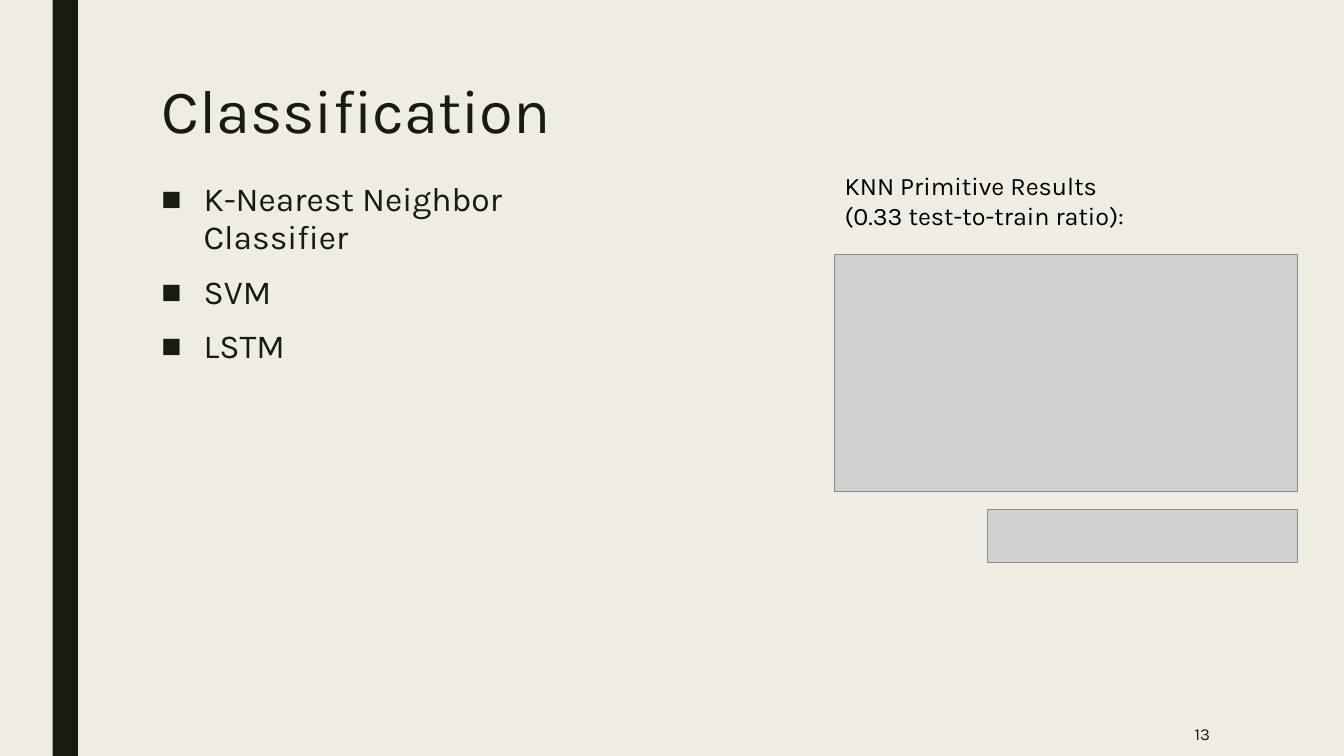
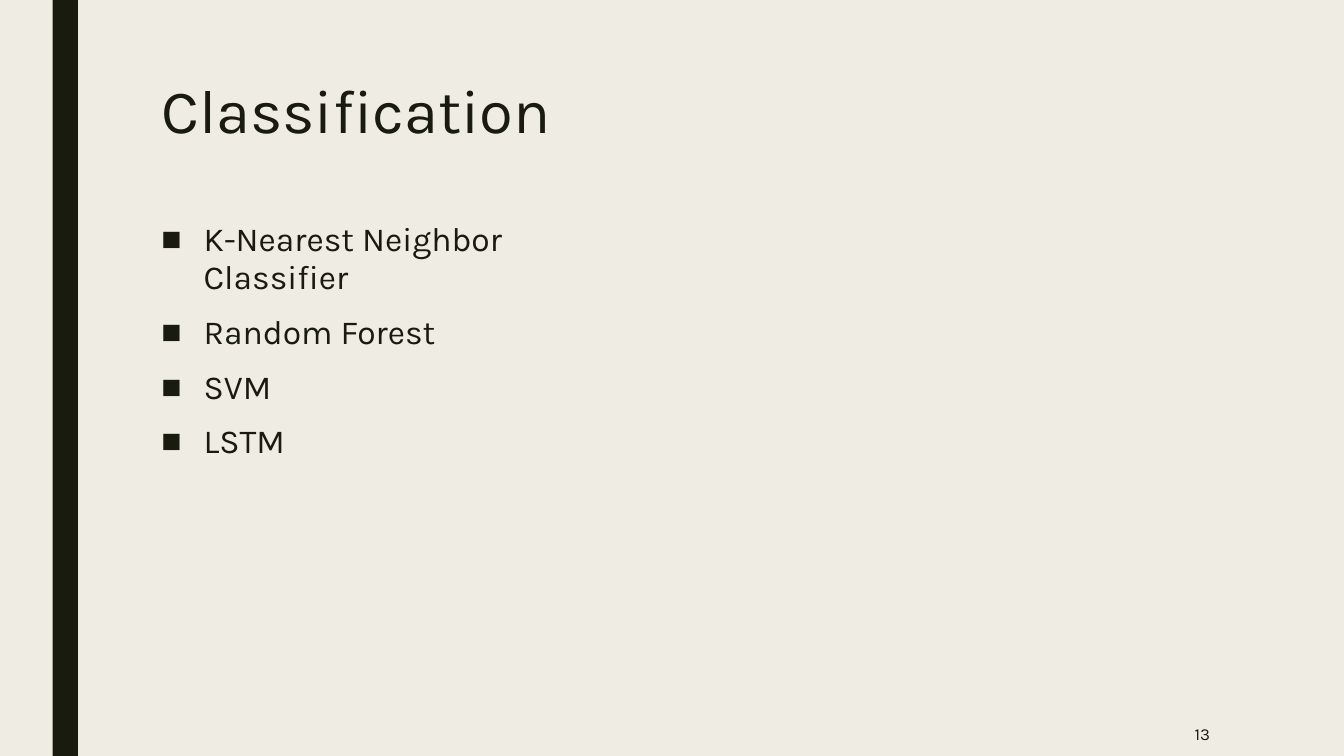
Before and after one commit to mohab-sameh/Anomaly-Based-IDS-Workbench, a slide deck: slide 13 of Presentations/Enhanced intrusion detection system with deep learning.pptx. Drawn at 1344x756 pixels with LibreOffice and Linux fonts; fonts in the diff are those of the drawing; grey boxes stand for pictures. Boxes give left, top, right and bottom in pixels: in the first picture for what was removed or moved away, otherwise in the second. Text is boxed around its words. In the diff, an @@ line names an element or a change of style, - is before the commit and + after.

```diff
--- a/Presentations/Enhanced intrusion detection system with deep learning.pptx
+++ b/Presentations/Enhanced intrusion detection system with deep learning.pptx
@@ text removed at [845, 177, 1124, 228] @@
-KNN Primitive Results (0.33 test-to-train ratio):
@@ text "K-Nearest Neighbor Classifier": place and size @@
-text "K-Nearest Neighbor Classifier" at [204, 188, 502, 359]
+text "K-Nearest Neighbor Classifier" at [204, 228, 502, 454]
@@ picture removed at [835, 255, 1298, 492] @@
@@ text at [204, 321, 436, 345]: paragraph added @@
+■ Random Forest
@@ picture removed at [987, 509, 1298, 563] @@
```
Also in this commit, not shown: 10 other slides changed, 4 slides added, 4 other files.
